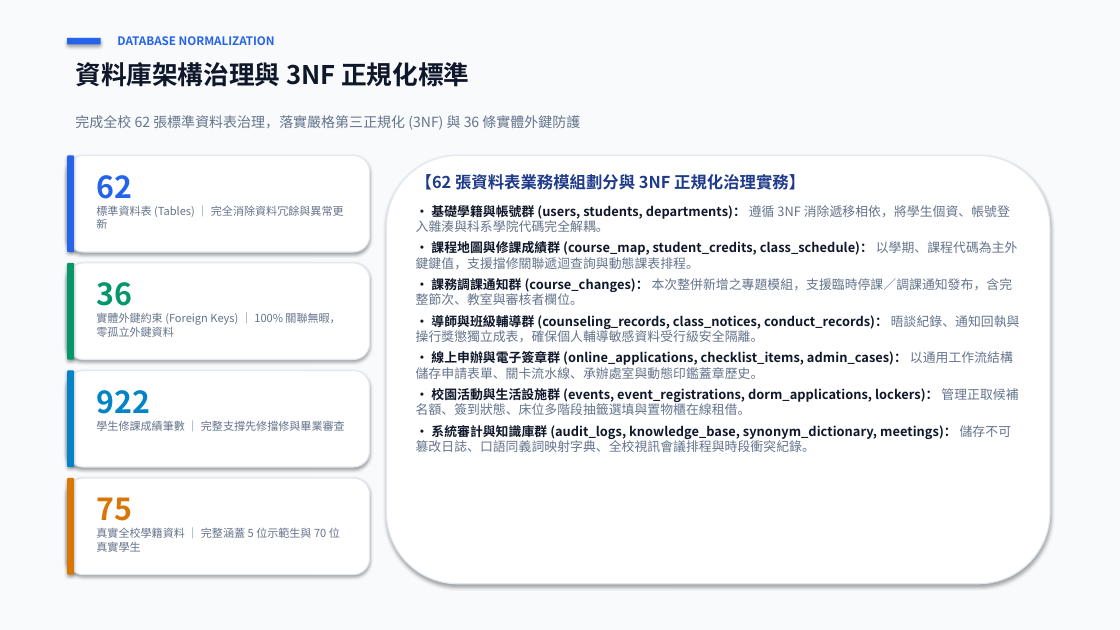
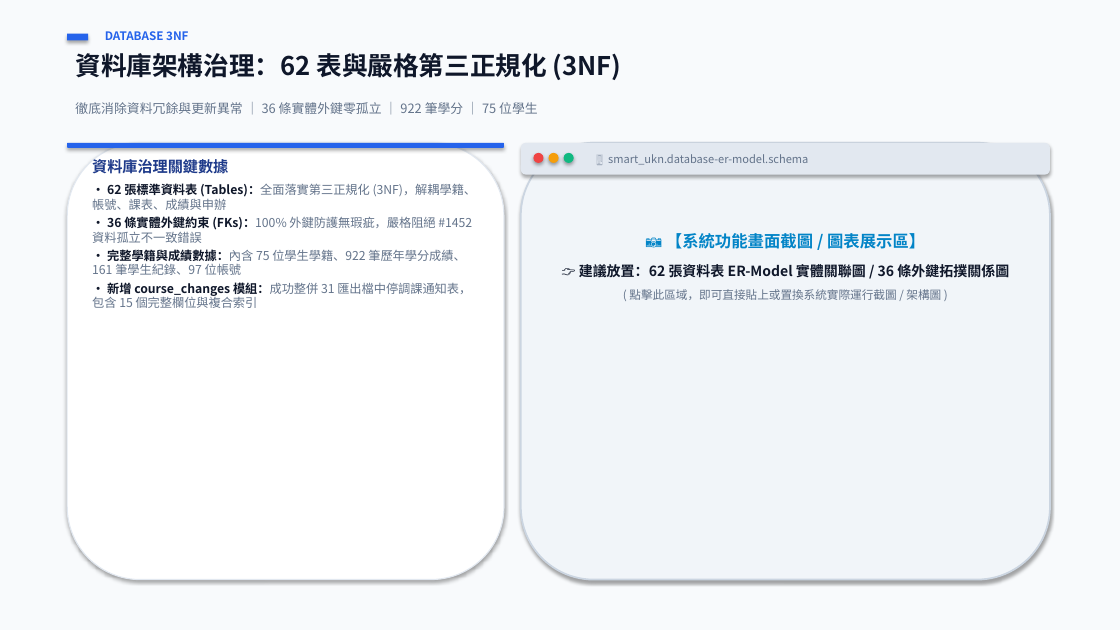
Before and after one commit to 111534121/smart-ukn, a slide deck: slide 12 of 校園智慧服務平台_專題成果簡報.pptx. Drawn at 1120x630 pixels with LibreOffice and Linux fonts; fonts in the diff are those of the drawing. Boxes give left, top, right and bottom in pixels: in the first picture for what was removed or moved away, otherwise in the second. Text is boxed around its words. In the diff, an @@ line names an element or a change of style, - is before the commit and + after.

Commit message:
docs: 優化專題成果簡報為極簡大圖版 (精簡字數、大面積功能截圖展示區、保留完整講稿)

```diff
--- a/校園智慧服務平台_專題成果簡報.pptx
+++ b/校園智慧服務平台_專題成果簡報.pptx
@@ rectangle: place and size @@
-rectangle at box(67, 38, 101, 45)
+rectangle at box(67, 34, 88, 40)
@@ text at box(75, 53, 622, 80): text changed @@
-資料庫架構治理與 3NF 正規化標準
+資料庫架構治理：62 表與嚴格第三正規化 (3NF)
@@ text at box(105, 31, 188, 40): text changed @@
-DATABASE NORMALIZATION
+DATABASE 3NF
@@ text at box(75, 102, 538, 114): text changed; size 12 to 11 pt @@
-完成全校 62 張標準資料表治理，落實嚴格第三正規化 (3NF) 與 36 條實體外鍵防護
+徹底消除資料冗餘與更新異常 ｜ 36 條實體外鍵零孤立 ｜ 922 筆學分 ｜ 75 位學生
@@ rounded rectangle: place and size @@
-rounded rectangle at box(67, 155, 370, 252)
+rounded rectangle at box(67, 143, 504, 580)
@@ rounded rectangle: place and size @@
-rounded rectangle at box(67, 155, 74, 252)
+rounded rectangle at box(67, 143, 504, 148)
@@ rounded rectangle: place and size @@
-rounded rectangle at box(386, 155, 1050, 584)
+rounded rectangle at box(521, 143, 1050, 580)
@@ rounded rectangle at box(521, 143, 1050, 580): fill #FFFFFF to #F1F5F9; outline #E2E8F0 1 pt to #CBD5E1 1.5 pt @@
@@ rounded rectangle added at box(521, 143, 1050, 175), fill #E2E8F0 @@
@@ text at box(92, 157, 477, 308): text changed; size 9.5 to 10.5 pt @@
-62
-標準資料表 (Tables) ｜ 完全消除資料冗餘與異常更新
+資料庫治理關鍵數據
+• 62 張標準資料表 (Tables)：全面落實第三正規化 (3NF)，解耦學籍、帳號、課表、成績與申辦
+• 36 條實體外鍵約束 (FKs)：100% 外鍵防護無瑕疵，嚴格阻絕 #1452 資料孤立不一致錯誤
+• 完整學籍與成績數據：內含 75 位學生學籍、922 筆歷年學分成績、161 筆學生紀錄、97 位帳號
+• 新增 course_changes 模組：成功整併 31 匯出檔中停調課通知表，包含 15 個完整欄位與複合索引
@@ text removed at box(416, 174, 1020, 452) @@
-【62 張資料表業務模組劃分與 3NF 正規化治理實務】
-• 基礎學籍與帳號群 (users, students, departments)： 遵循 3NF 消除遞移相依，將學生個資、帳號登入雜湊與科系學院代碼完全解耦。
-• 課程地圖與修課成績群 (course_map, student_credits, class_schedule)： 以學期、課程代碼為主外鍵鍵值，支援擋修關聯遞迴查詢與動態課表排程。
-• 課務調課通知群 (course_changes)： 本次整併新增之專題模組，支援臨時停課／調課通知發布，含完整節次、教室與審核者欄位。
-• 導師與班級輔導群 (counseling_records, class_notices, conduct_records)： 晤談紀錄、通知回執與操行獎懲獨立成表，確保個人輔導敏感資料受行級安全隔離。
-• 線上申辦與電子簽章群 (online_applications, checklist_items, admin_cases)： 以通用工作流結構儲存申請表單、關卡流水線、承辦處室與動態印鑑蓋章歷史。
-• 校園活動與生活設施群 (events, event_registrations, dorm_applications, lockers)： 管理正取候補名額、簽到狀態、床位多階段抽籤選填與置物櫃在線租借。
-• 系統審計與知識庫群 (audit_logs, knowledge_base, synonym_dictionary, meetings)： 儲存不可篡改日誌、口語同義詞映射字典、全校視訊會議排程與時段衝突紀錄。
@@ ellipse added at box(534, 153, 544, 163), fill #EF4444 @@
@@ ellipse added at box(549, 153, 559, 163), fill #F59E0B @@
@@ ellipse added at box(564, 153, 574, 163), fill #10B981 @@
@@ text added at box(608, 154, 808, 165), 9.5 pt, text #64748B @@
+🖥️ smart_ukn.database-er-model.schema
@@ text added at box(579, 233, 1009, 300), 12 pt, text #0F172A, bold @@
+📷 【系統功能畫面截圖 / 圖表展示區】
+👉 建議放置：62 張資料表 ER-Model 實體關聯圖 / 36 條外鍵拓撲關係圖
+( 點擊此區域，即可直接貼上或置換系統實際運行截圖 / 架構圖 )
@@ rounded rectangle removed at box(67, 263, 370, 360) @@
@@ rounded rectangle removed at box(67, 263, 74, 360) @@
@@ text removed at box(96, 282, 340, 337) @@
-36
-實體外鍵約束 (Foreign Keys) ｜ 100% 關聯無暇，零孤立外鍵資料
@@ rounded rectangle removed at box(67, 371, 370, 467) @@
@@ rounded rectangle removed at box(67, 371, 74, 467) @@
@@ text removed at box(96, 390, 345, 431) @@
-922
-學生修課成績筆數 ｜ 完整支撐先修擋修與畢業審查
@@ rounded rectangle removed at box(67, 478, 370, 575) @@
@@ rounded rectangle removed at box(67, 478, 74, 575) @@
@@ text removed at box(96, 497, 340, 552) @@
-75
-真實全校學籍資料 ｜ 完整涵蓋 5 位示範生與 70 位真實學生
```
Also in this commit, not shown: 15 other slides changed, 1 other file.
